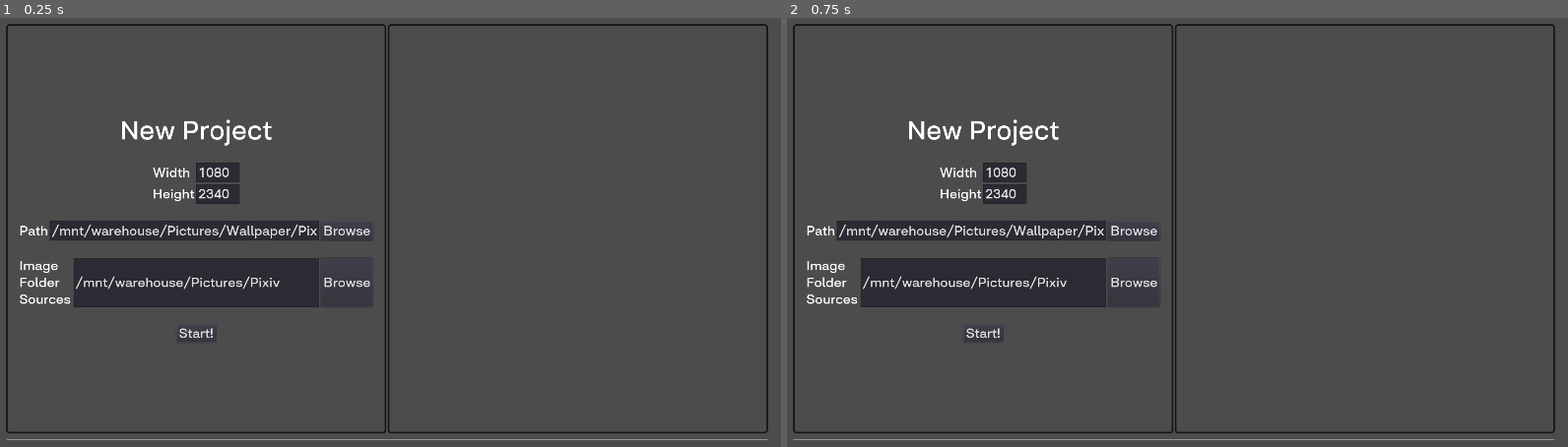
Above: before the commit, frames 1-2 (left to right).
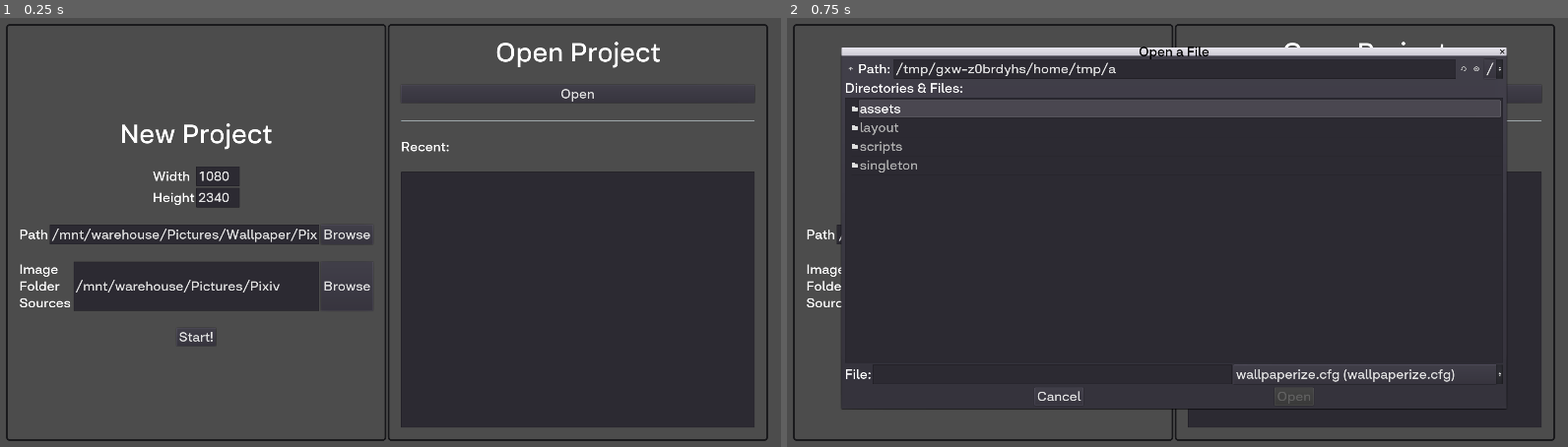
Above: after the commit, the same moments.

Repository: pegasusearl/resize-wallpaperize
Game: Godot game, scene res://layout/menu.tscn
The game is run twice, just before and just after one commit, with the same random seed, the same clock (stepped at 60 frames per second) and the same inputs.
Inputs (mouse positions are in pixels of both pictures, inside the frame that each line leads up to):
- Up to frame 1 (0.25 s): no input
- Up to frame 2 (0.75 s): click (1364, 95) at 0.5 s, where only the run after the commit has a clickable "Open"

The runs differ from the first frame. In frame 1, 32% of the frame differs, in the area x 0-99%, y 5-99%; in frame 2, 61%.

Commit message:
polished, enough for landscape.

Diff:
--- /dev/null
+++ b/assets/big_font.tres
@@ -0,0 +1,7 @@
+[gd_resource type="DynamicFont" load_steps=2 format=2]
+
+[ext_resource path="res://assets/SalmaPro-Medium.otf" type="DynamicFontData" id=1]
+
+[resource]
+size = 64
+font_data = ExtResource( 1 )
--- a/layout/menu.gd
+++ b/layout/menu.gd
@@ -5,9 +5,36 @@
 onready var new_height = $VBoxContainer/HBoxContainer3/PanelContainer/VBoxContainer/GridContainer/Height
 onready var new_path = $VBoxContainer/HBoxContainer3/PanelContainer/VBoxContainer/HBoxContainer/NewPath
 onready var new_source_path = $VBoxContainer/HBoxContainer3/PanelContainer/VBoxContainer/HBoxContainer2/SourcePath
-onready var cover = $Cover
 
 onready var error_node = $Popup/Error
+onready var recent_project_node = $VBoxContainer/HBoxContainer3/PanelContainer2/VBoxContainer/RecentProjectList
+onready var settings = ConfigFile.new()
+
+#file manager
+onready var new_project_fm = $Popup/NewProject
+onready var open_project_fm = $Popup/OpenProject
+onready var source_dir_fm = $Popup/SourceDir
+
+func _ready():
+	settings.load("user://settings.cfg")
+
+	if settings.has_section_key("history","new_project_dir"):
+		new_project_fm.current_dir = settings.get_value("history","new_project_dir")
+	if settings.has_section_key("history","open_project_dir"):
+		open_project_fm.current_dir = settings.get_value("history","new_project_dir")
+	if settings.has_section_key("history","source_dir"):
+		source_dir_fm.current_dir = settings.get_value("history","new_project_dir")
+
+	if settings.has_section_key("history","list"):
+		for entry in settings.get_value("history","list"):
+			recent_project_node.add_item(entry)
+
+
+func _exit_tree():
+	settings.set_value("history","new_project_dir",new_project_fm.current_dir)
+	settings.set_value("history","open_project_dir",open_project_fm.current_dir)
+	settings.set_value("history","source_dir",source_dir_fm.current_dir)
+	settings.save("user://settings.cfg")
 
 
 func _on_Go_pressed():
@@ -98,11 +125,25 @@
 	CurrentDirectory.target = target
 	CurrentDirectory.new_resolution = resolution
 	CurrentDirectory.source = source
-	#cover.show()
-	get_viewport().size = resolution
-	yield(get_tree(),"idle_frame")
-	yield(get_tree(),"idle_frame")
-	yield(get_tree(),"idle_frame")
-	#OS.window_size = resolution
-	return
+	var new_history = settings.get_value("history","list",[])
+	new_history.push_front(target)
+	settings.set_value("history","list",new_history)
 	get_tree().change_scene("res://layout/main.tscn")
+
+
+func _on_OpenProject_dir_selected(dir):
+	dir = dir.rstrip("/")
+	CurrentDirectory.target = dir
+	var new_history:Array = settings.get_value("history","list",[])
+	new_history.erase(dir)
+	new_history.push_front(dir)
+	settings.set_value("history","list",new_history)
+	get_tree().change_scene("res://layout/main.tscn")
+
+
+func _on_OpenProject_file_selected(path):
+	_on_OpenProject_dir_selected(path.rstrip("wallpaperize.cfg"))
+
+
+func _on_RecentProjectList_item_activated(index):
+	_on_OpenProject_dir_selected(recent_project_node.get_item_text(index))
--- a/layout/menu.tscn
+++ b/layout/menu.tscn
@@ -1,8 +1,8 @@
-[gd_scene load_steps=6 format=2]
+[gd_scene load_steps=5 format=2]
 
 [ext_resource path="res://assets/layout.tres" type="Theme" id=1]
 [ext_resource path="res://layout/menu.gd" type="Script" id=2]
-[ext_resource path="res://assets/SalmaPro-Medium.otf" type="DynamicFontData" id=3]
+[ext_resource path="res://assets/big_font.tres" type="DynamicFont" id=3]
 
 [sub_resource type="StyleBoxFlat" id=1]
 content_margin_left = 32.0
@@ -21,10 +21,6 @@
 corner_radius_bottom_right = 8
 corner_radius_bottom_left = 8
 
-[sub_resource type="DynamicFont" id=2]
-size = 64
-font_data = ExtResource( 3 )
-
 [node name="Menu" type="MarginContainer"]
 anchor_right = 1.0
 anchor_bottom = 1.0
@@ -42,38 +38,40 @@
 margin_bottom = 1048.0
 custom_constants/separation = 14
 
-[node name="HBoxContainer3" type="HBoxContainer" parent="VBoxContainer"]
-margin_right = 1856.0
-margin_bottom = 998.0
+[node name="HBoxContainer3" type="GridContainer" parent="VBoxContainer"]
+margin_right = 1856.0
+margin_bottom = 1016.0
 size_flags_vertical = 3
+columns = 2
 
 [node name="PanelContainer" type="PanelContainer" parent="VBoxContainer/HBoxContainer3"]
 margin_right = 926.0
-margin_bottom = 998.0
-size_flags_horizontal = 3
+margin_bottom = 1016.0
+size_flags_horizontal = 3
+size_flags_vertical = 3
 custom_styles/panel = SubResource( 1 )
 
 [node name="VBoxContainer" type="VBoxContainer" parent="VBoxContainer/HBoxContainer3/PanelContainer"]
 margin_left = 32.0
 margin_top = 32.0
 margin_right = 894.0
-margin_bottom = 966.0
+margin_bottom = 984.0
 custom_constants/separation = 42
 alignment = 1
 
 [node name="Label" type="Label" parent="VBoxContainer/HBoxContainer3/PanelContainer/VBoxContainer"]
-margin_top = 190.0
-margin_right = 862.0
-margin_bottom = 264.0
-custom_fonts/font = SubResource( 2 )
+margin_top = 199.0
+margin_right = 862.0
+margin_bottom = 273.0
+custom_fonts/font = ExtResource( 3 )
 text = "New Project"
 align = 1
 
 [node name="GridContainer" type="GridContainer" parent="VBoxContainer/HBoxContainer3/PanelContainer/VBoxContainer"]
 margin_left = 325.0
-margin_top = 306.0
+margin_top = 315.0
 margin_right = 537.0
-margin_bottom = 406.0
+margin_bottom = 415.0
 size_flags_horizontal = 4
 columns = 2
 
@@ -107,9 +105,9 @@
 placeholder_text = "1080"
 
 [node name="HBoxContainer" type="HBoxContainer" parent="VBoxContainer/HBoxContainer3/PanelContainer/VBoxContainer"]
-margin_top = 448.0
-margin_right = 862.0
-margin_bottom = 496.0
+margin_top = 457.0
+margin_right = 862.0
+margin_bottom = 505.0
 
 [node name="Label" type="Label" parent="VBoxContainer/HBoxContainer3/PanelContainer/VBoxContainer/HBoxContainer"]
 margin_top = 5.0
@@ -131,9 +129,9 @@
 text = "Browse"
 
 [node name="HBoxContainer2" type="HBoxContainer" parent="VBoxContainer/HBoxContainer3/PanelContainer/VBoxContainer"]
-margin_top = 538.0
-margin_right = 862.0
-margin_bottom = 658.0
+margin_top = 547.0
+margin_right = 862.0
+margin_bottom = 667.0
 
 [node name="Label" type="Label" parent="VBoxContainer/HBoxContainer3/PanelContainer/VBoxContainer/HBoxContainer2"]
 margin_right = 128.0
@@ -157,20 +155,58 @@
 
 [node name="CreateNew" type="Button" parent="VBoxContainer/HBoxContainer3/PanelContainer/VBoxContainer"]
 margin_left = 383.0
-margin_top = 700.0
+margin_top = 709.0
 margin_right = 479.0
-margin_bottom = 744.0
+margin_bottom = 753.0
 size_flags_horizontal = 4
 text = "Start!"
 
 [node name="PanelContainer2" type="PanelContainer" parent="VBoxContainer/HBoxContainer3"]
 margin_left = 930.0
 margin_right = 1856.0
-margin_bottom = 998.0
+margin_bottom = 1016.0
 size_flags_horizontal = 3
 custom_styles/panel = SubResource( 1 )
 
+[node name="VBoxContainer" type="VBoxContainer" parent="VBoxContainer/HBoxContainer3/PanelContainer2"]
+margin_left = 32.0
+margin_top = 32.0
+margin_right = 894.0
+margin_bottom = 984.0
+custom_constants/separation = 42
+
+[node name="Label" type="Label" parent="VBoxContainer/HBoxContainer3/PanelContainer2/VBoxContainer"]
+margin_right = 862.0
+margin_bottom = 74.0
+custom_fonts/font = ExtResource( 3 )
+text = "Open Project"
+align = 1
+
+[node name="Open" type="Button" parent="VBoxContainer/HBoxContainer3/PanelContainer2/VBoxContainer"]
+margin_top = 116.0
+margin_right = 862.0
+margin_bottom = 160.0
+text = "Open"
+
+[node name="HSeparator" type="HSeparator" parent="VBoxContainer/HBoxContainer3/PanelContainer2/VBoxContainer"]
+margin_top = 202.0
+margin_right = 862.0
+margin_bottom = 206.0
+
+[node name="Label2" type="Label" parent="VBoxContainer/HBoxContainer3/PanelContainer2/VBoxContainer"]
+margin_top = 248.0
+margin_right = 862.0
+margin_bottom = 286.0
+text = "Recent:"
+
+[node name="RecentProjectList" type="ItemList" parent="VBoxContainer/HBoxContainer3/PanelContainer2/VBoxContainer"]
+margin_top = 328.0
+margin_right = 862.0
+margin_bottom = 952.0
+size_flags_vertical = 3
+
 [node name="HSeparator3" type="HSeparator" parent="VBoxContainer"]
+visible = false
 margin_top = 1012.0
 margin_right = 1856.0
 margin_bottom = 1016.0
@@ -184,9 +220,9 @@
 
 [node name="HBoxContainer2" type="HBoxContainer" parent="VBoxContainer"]
 visible = false
-margin_top = 676.0
-margin_right = 1856.0
-margin_bottom = 724.0
+margin_top = 968.0
+margin_right = 1856.0
+margin_bottom = 1016.0
 
 [node name="SourceDir" type="LineEdit" parent="VBoxContainer/HBoxContainer2"]
 margin_right = 1725.0
@@ -299,16 +335,12 @@
 dialog_text = "ast arstars tarst r arst rst arst ast"
 dialog_autowrap = true
 
-[node name="Cover" type="PanelContainer" parent="."]
-visible = false
-margin_left = 32.0
-margin_top = 32.0
-margin_right = 1888.0
-margin_bottom = 1048.0
-
 [connection signal="pressed" from="VBoxContainer/HBoxContainer3/PanelContainer/VBoxContainer/HBoxContainer/Browse" to="Popup/NewProject" method="popup_centered"]
 [connection signal="pressed" from="VBoxContainer/HBoxContainer3/PanelContainer/VBoxContainer/HBoxContainer2/BrowseSource" to="Popup/SourceDir" method="popup_centered"]
 [connection signal="pressed" from="VBoxContainer/HBoxContainer3/PanelContainer/VBoxContainer/CreateNew" to="." method="_on_CreateNew_pressed"]
+[connection signal="pressed" from="VBoxContainer/HBoxContainer3/PanelContainer2/VBoxContainer/Open" to="Popup/OpenProject" method="popup_centered"]
+[connection signal="item_activated" from="VBoxContainer/HBoxContainer3/PanelContainer2/VBoxContainer/RecentProjectList" to="." method="_on_RecentProjectList_item_activated"]
 [connection signal="pressed" from="VBoxContainer/Go" to="." method="_on_Go_pressed"]
 [connection signal="dir_selected" from="Popup/NewProject" to="VBoxContainer/HBoxContainer3/PanelContainer/VBoxContainer/HBoxContainer/NewPath" method="set_text"]
+[connection signal="file_selected" from="Popup/OpenProject" to="." method="_on_OpenProject_file_selected"]
 [connection signal="dir_selected" from="Popup/SourceDir" to="VBoxContainer/HBoxContainer3/PanelContainer/VBoxContainer/HBoxContainer2/SourcePath" method="set_text"]
--- a/scripts/ImageList.gd
+++ b/scripts/ImageList.gd
@@ -62,10 +62,10 @@
 
 	# apply project config
 	if config.has_section_key("@$project_data","resolution"):
-		get_viewport().size = config.get_value("@$project_data","resolution")
-	else:
-		get_viewport().size = CurrentDirectory.new_resolution
-		config.set_value("@$project_data","resolution",get_viewport().size)
+		get_tree().set_screen_stretch(SceneTree.STRETCH_MODE_VIEWPORT,SceneTree.STRETCH_ASPECT_KEEP,config.get_value("@$project_data","resolution"))
+	else:
+		config.set_value("@$project_data","resolution",CurrentDirectory.new_resolution)
+		get_tree().set_screen_stretch(SceneTree.STRETCH_MODE_VIEWPORT,SceneTree.STRETCH_ASPECT_KEEP,config.get_value("@$project_data","resolution"))
 	if config.has_section_key("@$project_data","source_dir"):
 		CurrentDirectory.source = config.get_value("@$project_data","source_dir")
 	else:
@@ -84,7 +84,10 @@
 	item_list.sort()
 	re_generate_image_list()
 	prepare_thumbnail(item_list.duplicate(true))
-	fixed_icon_size.y = 200.0/get_viewport().size.x*get_viewport().size.y
+	if get_viewport().size.x > get_viewport().size.y:
+		fixed_icon_size.y = 200.0/get_viewport().size.x*get_viewport().size.y
+	else:
+		fixed_icon_size.x = 200.0/get_viewport().size.y*get_viewport().size.x
 
 
 func _exit_tree():
@@ -97,8 +100,8 @@
 	clear()
 	for item in item_list:
 		item_index[item] = id
-		add_item(get_prefix(item)+item,null)
-		set_item_icon(id,proxy_thumbnail)
+		add_item(get_prefix(item)+item,proxy_thumbnail)
+		#set_item_icon(id,proxy_thumbnail)
 		set_item_custom_fg_color(id,get_fg_color(item))
 		set_item_icon_modulate(id,get_icon_modulate(item))
 		id += 1
